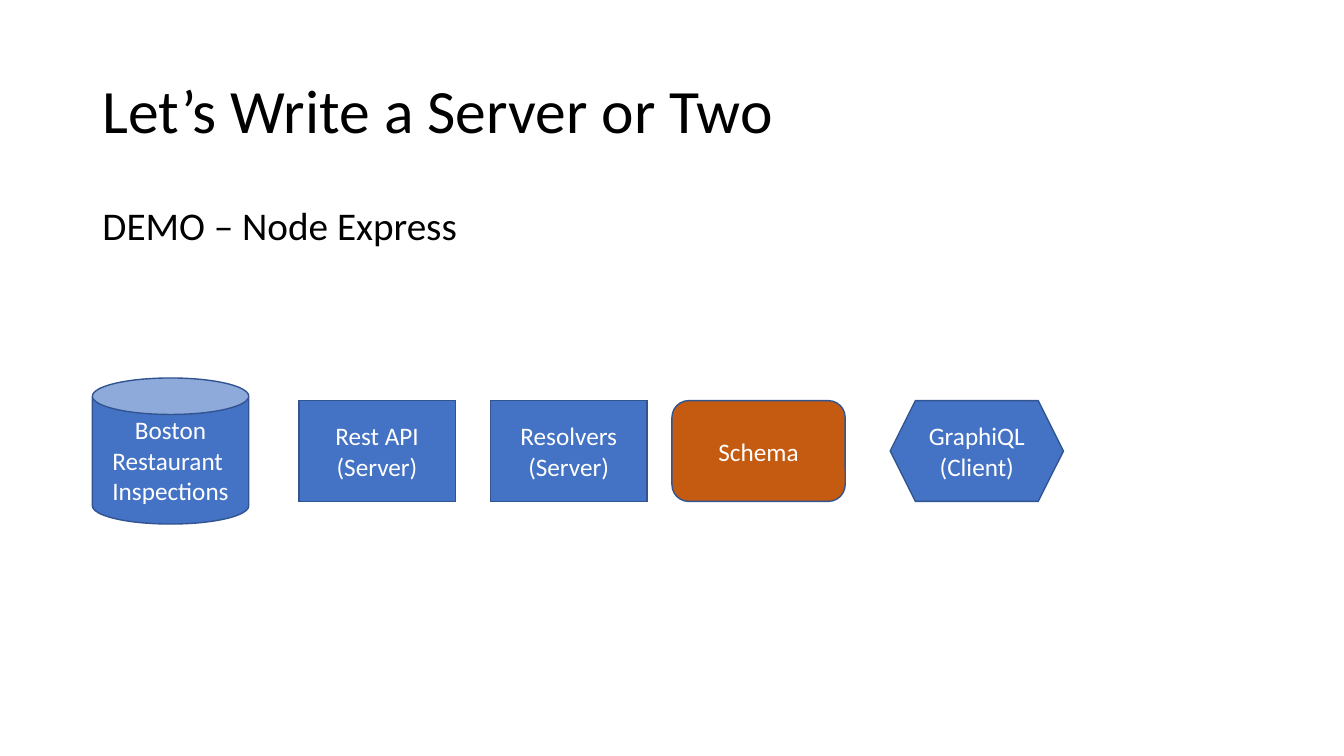
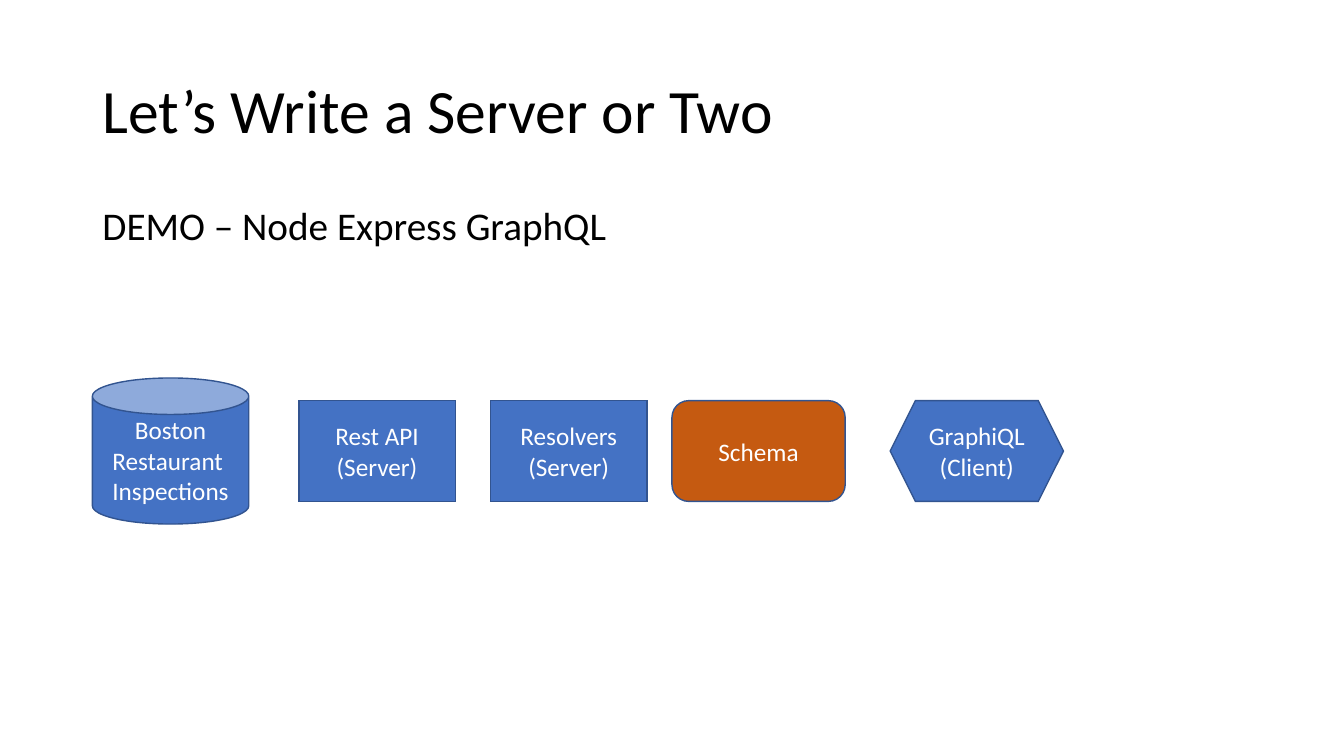
Before and after one commit to AlanCramer/BostonRestaurantInspections, a slide deck: slide 12 of Wormhole.pptx. Drawn at 1344x756 pixels with LibreOffice and Linux fonts; fonts in the diff are those of the drawing. Boxes give left, top, right and bottom in pixels: in the first picture for what was removed or moved away, otherwise in the second. Text is boxed around its words. In the diff, an @@ line names an element or a change of style, - is before the commit and + after.

```diff
--- a/Wormhole.pptx
+++ b/Wormhole.pptx
@@ text at box(102, 212, 606, 247): text changed @@
-DEMO – Node Express
+DEMO – Node Express GraphQL
```
Also in this commit, not shown: 3 other slides changed, 2 other files.
